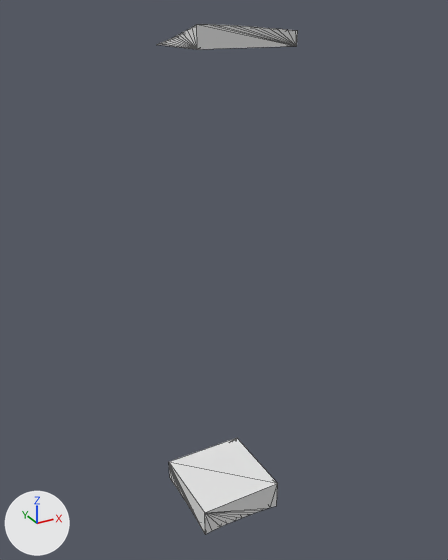
An edit to the glTF model assets/terrain/surface_pieces/surf_4_39.glb, drawn before and after from the same camera.
The view is the same before and after, from a 50 mm camera at (-102.22, -114.52, -23.41) aimed at (-87.21, -87.23, -37.05). Arrows for +X, +Y and +Z are at lower left; the lights stay in place. The picture after the commit comes second. Mesh edges are drawn as thin lines. Where no turn or scale is listed for an object, it has been applied to the vertices.

The first picture shows 'layer_0', 'layer_6'.
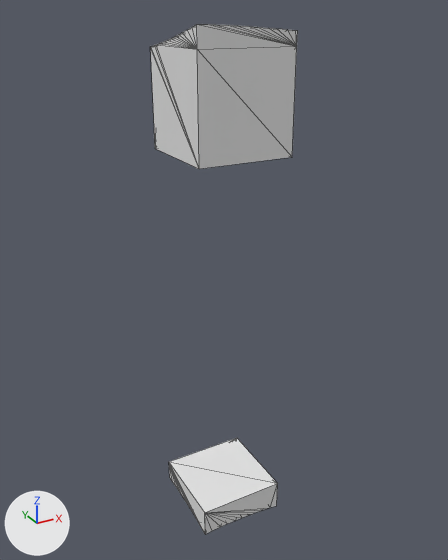
Boxes [x1, y1, x2, y2] around the edits, measured in the pictures (448 x 560 px):
'layer_1', added: after [151, 45, 297, 169]

What changed in the scene script:
```text
Add me_layer_1:
    me_layer_1.from_pydata(...)  # 45 vertices, 86 faces; spans x -90.0..-85.0, y -90.0..-85.0, z -30.0..-25.0
Add ob_layer_1:
    ob_layer_1 = bpy.data.objects.new('layer_1', me_layer_1)
    ob_layer_1.location = (0.0, 0.0, 0.0)
```
